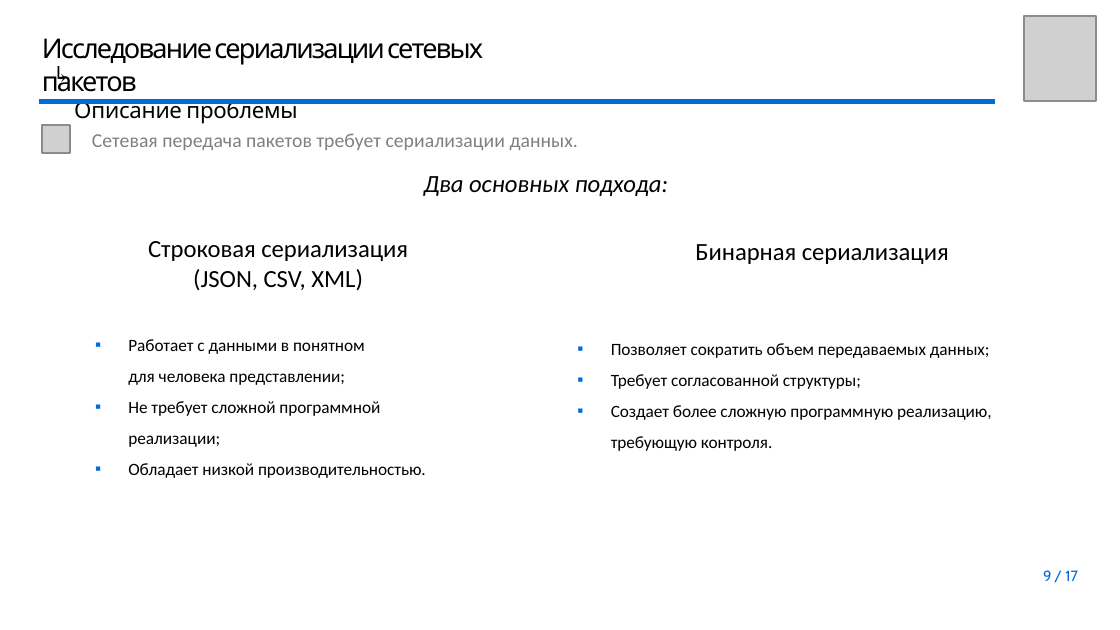
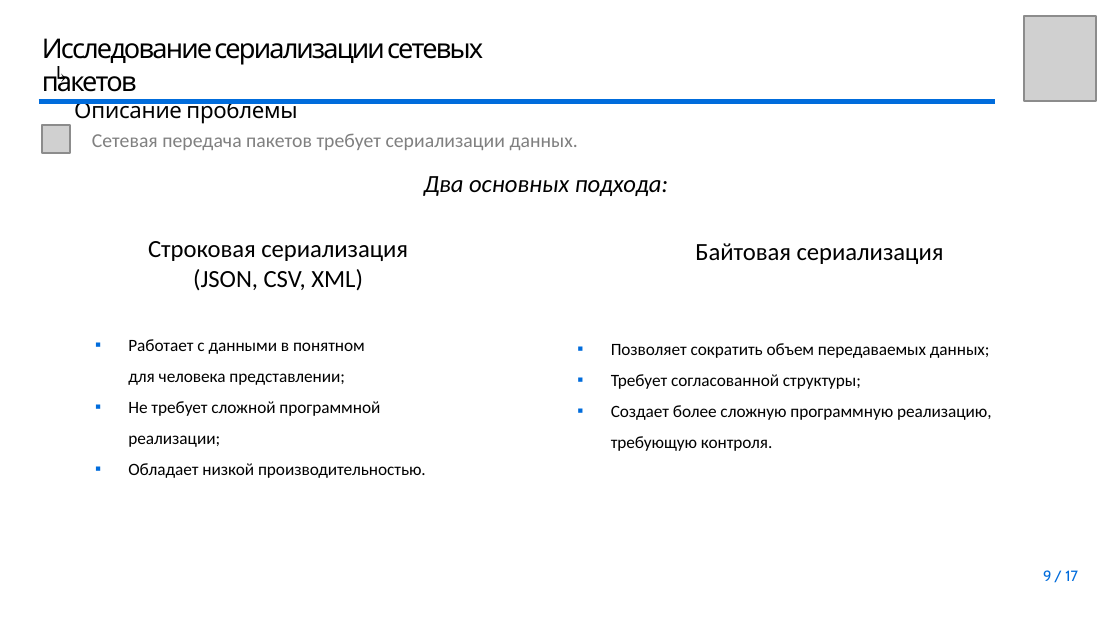
Before and after one commit to youngB0rrov/bmstu_doc, a slide deck: slide 9 of Master/Diploma/presentation/Презентация.pptx. Drawn at 1120x630 pixels with LibreOffice and Linux fonts; fonts in the diff are those of the drawing; grey boxes stand for pictures; background and template pictures are left out. Boxes give left, top, right and bottom in pixels: in the first picture for what was removed or moved away, otherwise in the second. Text is boxed around its words. In the diff, an @@ line names an element or a change of style, - is before the commit and + after.

```diff
--- a/Master/Diploma/presentation/Презентация.pptx
+++ b/Master/Diploma/presentation/Презентация.pptx
@@ text at <box>695,243,944,264</box>: text changed @@
-Бинарная сериализация
+Байтовая сериализация
```
Also in this commit, not shown: 9 other slides changed, 6 other files.
